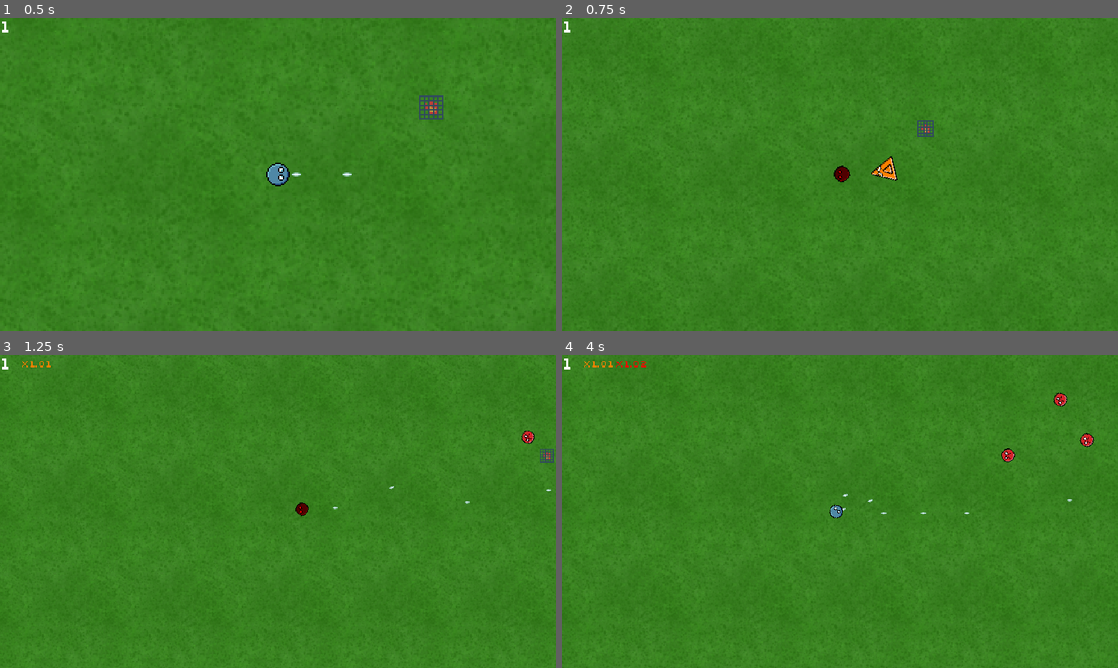
Above: before the commit, frames 1-4 (two rows, left to right).
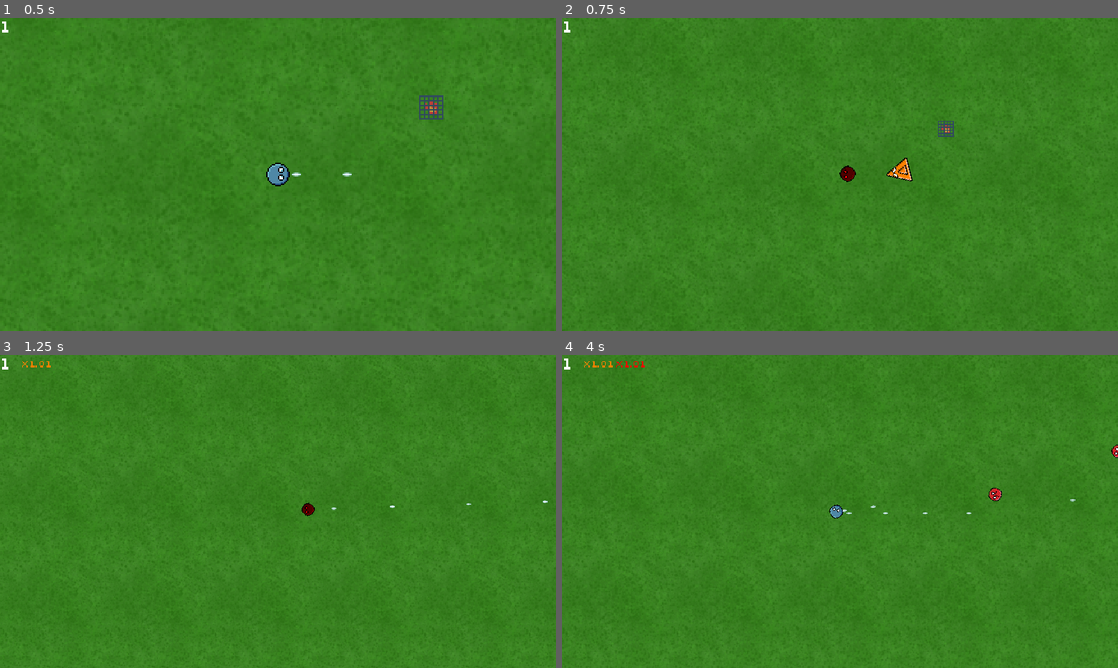
Above: after the commit, the same moments.

Repository: veprogames/top-down-incremental
Game: Godot game, scene res://level/level.tscn
The game is run twice, just before and just after one commit, with the same random seed, the same clock (stepped at 60 frames per second) and the same inputs.
Inputs (mouse positions are in pixels of both pictures, inside the frame that each line leads up to):
- Up to frame 1 (0.5 s): no input
- Up to frame 2 (0.75 s): move the mouse to (867, 174) at 0.52 s
- Up to frame 3 (1.25 s): no input
- Up to frame 4 (4 s): move the mouse to (812, 511) at 1.27 s; move the mouse to (851, 505) at 2.02 s; move the mouse to (834, 517) at 2.77 s; move the mouse to (878, 514) at 3.52 s

Frame 1 is identical in both runs. In frame 2, 0.8% of the frame differs, in the area x 2-100%, y 1-99%; in frame 3, 0.4%; in frame 4, 0.6%.

Commit message:
buff enemies

Diff:
--- a/enemy/enemies/enemy_green.tscn
+++ b/enemy/enemies/enemy_green.tscn
@@ -20,6 +20,7 @@
 
 [node name="BulletPodEnemy" parent="." index="3" instance=ExtResource("3_ilo8o")]
 position = Vector2(17, 0)
-firerate = 0.1
+firerate = 0.2
 
 [node name="EnemyMoveBehaviorChase" parent="." index="4" instance=ExtResource("4_85ptm")]
+speed = 160.0
--- a/enemy/enemies/enemy_orange.tscn
+++ b/enemy/enemies/enemy_orange.tscn
@@ -20,8 +20,8 @@
 shape = SubResource("CircleShape2D_qvgtv")
 
 [node name="EnemyMoveBehaviorChase" parent="." index="3" instance=ExtResource("3_b37jo")]
-speed = 130.0
+speed = 170.0
 
 [node name="EnemyMoveBehaviorNoise" parent="." index="4" instance=ExtResource("4_g2qsu")]
 speed = 2.0
-amplitude = 60.0
+amplitude = 90.0
--- a/enemy/enemies/enemy_red.tscn
+++ b/enemy/enemies/enemy_red.tscn
@@ -17,7 +17,7 @@
 shape = SubResource("CircleShape2D_1cno8")
 
 [node name="EnemyMoveBehaviorNoise" parent="." index="3" instance=ExtResource("4_drd8a")]
-amplitude = 75.0
+amplitude = 125.0
 
 [node name="EnemyMoveBehaviorChase" parent="." index="4" instance=ExtResource("5_ubgwu")]
-speed = 60.0
+speed = 90.0
--- a/enemy/enemies/enemy_yellow.tscn
+++ b/enemy/enemies/enemy_yellow.tscn
@@ -20,8 +20,8 @@
 shape = SubResource("CircleShape2D_hne64")
 
 [node name="EnemyMoveBehaviorChase" parent="." index="3" instance=ExtResource("3_hj8bl")]
-speed = 115.0
+speed = 155.0
 
 [node name="EnemyMoveBehaviorNoise" parent="." index="4" instance=ExtResource("4_q5a64")]
-speed = 2.0
-amplitude = 200.0
+speed = 3.0
+amplitude = 400.0
